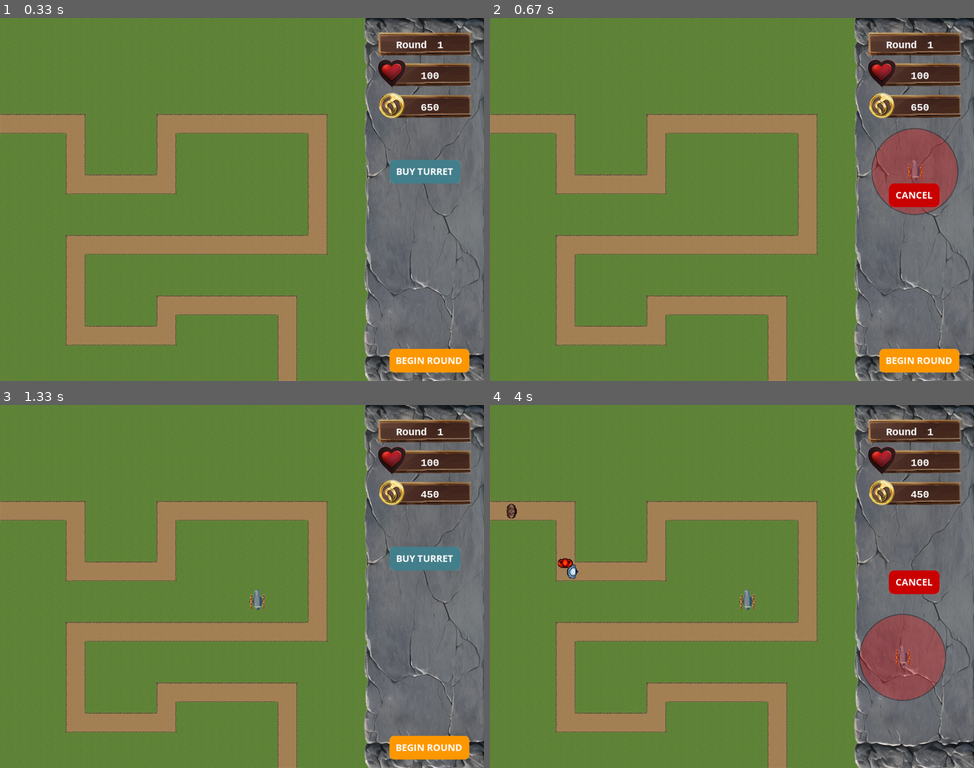
Above: before the commit, frames 1-4 (two rows, left to right).
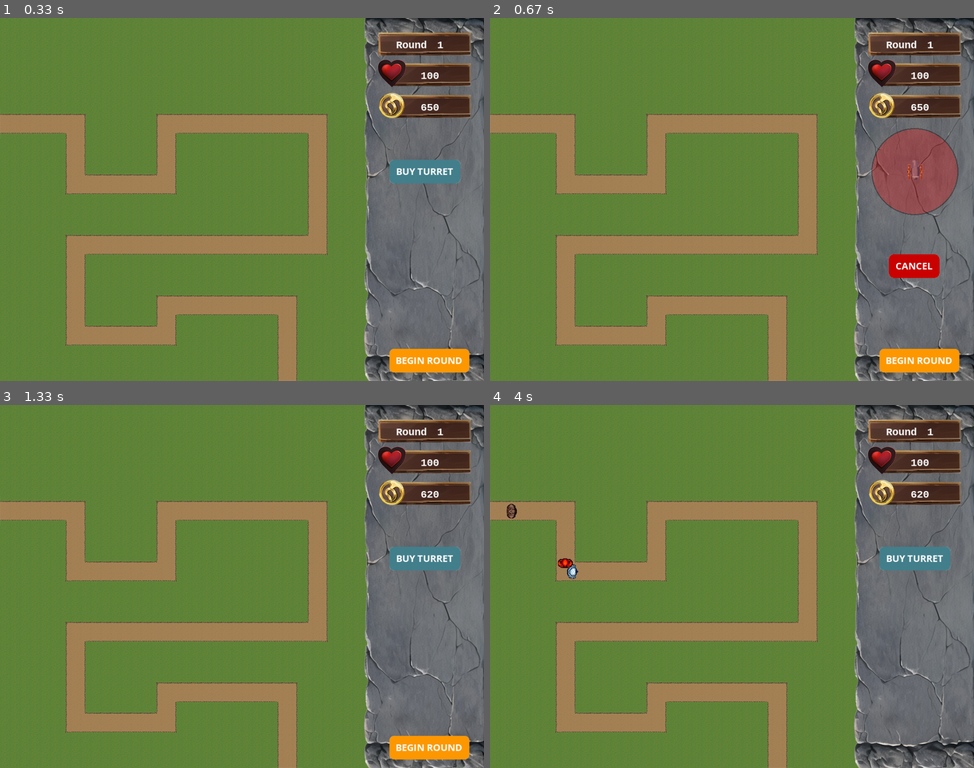
Above: after the commit, the same moments.

Repository: peter5454/PyGame
Game: pygame game, started from main.py
Two runs of this game, one before a commit and one after it. Both use one fixed random seed, a clock stepped at 60 frames per second and the inputs below.
Inputs (mouse positions are in pixels of both pictures, inside the frame that each line leads up to):
- Up to frame 1 (0.33 s): no input
- Up to frame 2 (0.67 s): click (915, 170) at 0.38 s
- Up to frame 3 (1.33 s): click (246, 611) at 0.72 s; click (430, 586) at 1.05 s
- Up to frame 4 (4 s): click (920, 746) at 1.38 s; click (915, 557) at 1.72 s; click (707, 680) at 2.05 s; click (717, 524) at 2.38 s; click (664, 510) at 2.72 s; click (857, 553) at 3.05 s; click (882, 579) at 3.38 s; click (901, 655) at 3.72 s

Frame 1 is identical in both runs. In frame 2, 1.4% of the frame differs, in the area x 82-93%, y 45-72%; in frame 3, 0.2%; in frame 4, 5.1%, in the area x 51-96%, y 23-82%.

Commit message:
finished sell turrets

Diff:
--- a/constants.py
+++ b/constants.py
@@ -13,8 +13,4 @@
 SPAWN_COOLDOWN = 1000
 KILL_REWARD = 50
 
-
-#turret constants
-BUY_COST = 200
-UPGRADE_COST = 100
 LEVEL_COMPLETE_REWARD = 100
--- a/main.py
+++ b/main.py
@@ -55,6 +55,7 @@
 begin_image = pg.image.load('assets/images/buttons/begin.png').convert_alpha()
 restart_image = pg.image.load('assets/images/buttons/restart.png').convert_alpha()
 upgrade_image = pg.image.load('assets/images/buttons/upgrade_turret.png').convert_alpha()
+sell_image = pg.image.load('assets/images/buttons/sell.png').convert_alpha()
 
 #create groups
 enemy_group = pg.sprite.Group()
@@ -62,10 +63,11 @@
 
 #create buttons
 turret_button = Button(c.SCREEN_WIDTH - 200 ,300, buy_turret_image)
-cancel_button = Button(c.SCREEN_WIDTH - 180 ,350, cancel_image)
+cancel_button = Button(c.SCREEN_WIDTH - 180 ,500, cancel_image)
 begin_button = Button(c.SCREEN_WIDTH - 200 ,700, begin_image)
 restart_button = Button(312.5 , 320, restart_image)
 upgrade_button = Button(c.SCREEN_WIDTH - 220, 275, upgrade_image)
+sell_button = Button(c.SCREEN_WIDTH - 220, 350, sell_image)
 
 
 #load json data for level
@@ -102,9 +104,9 @@
     turret.selected = False
 
 def upgrade_turret(selected_turret):
-  if world.money - c.UPGRADE_COST >= 0:
+  if world.money - selected_turret.upgrade_cost >= 0:
     if selected_turret.upgrade_level <  selected_turret.max_level:
-      world.money -= c.UPGRADE_COST
+      world.money -= selected_turret.upgrade_cost
       selected_turret.upgrade()
       print (selected_turret.upgrade_level)
       print (selected_turret.damage)
@@ -135,7 +137,7 @@
         new_turret = Turret(cursor_turret, mouse_tile_x, mouse_tile_y)
         turret_group.add(new_turret)
         #deduct cost of turret
-        world.money -= c.BUY_COST
+        world.money -= new_turret.cost
         return True
       """
       close = overlapping_turrets(mouse_pos)
@@ -172,6 +174,13 @@
   return False
   """
 
+def sell_turret(selected_turret):
+  sell_value = selected_turret.sell()
+  world.money += sell_value
+
+
+
+
 def select_turret(mouse_pos):
   mouse_tile_x = mouse_pos[0] // c.TILE_SIZE
   mouse_tile_y = mouse_pos[1] // c.TILE_SIZE
@@ -265,6 +274,9 @@
           draw_circ(200,200,200,selected_turret.range,(selected_turret.x, selected_turret.y))
           if upgrade_button.draw(screen):
             upgrade_turret(selected_turret)
+          if sell_button.draw(screen):
+            sell_turret(selected_turret)
+            selected_turret = None
           if cancel_button.draw(screen):
             selected_turret = None
     if placing_turrets == False and selected_turret == None:
@@ -325,8 +337,9 @@
         clear_selected()
         if placing_turrets == True:
           #check if there is enough money for a turret
-          if world.money >= c.BUY_COST:
-            place_turret = create_turret(mouse_pos)
+          new_turret = Turret(buy_turret_image,0,0) # add instance for which turret it is
+          if world.money >= new_turret.cost:
+            place_turret = create_turret(mouse_pos) #need to pass the turret aswell
           if place_turret:
             placing_turrets = False
         if placing_turrets == False:
--- a/turrets.py
+++ b/turrets.py
@@ -4,6 +4,8 @@
 from turrets_data import TURRET_DATA
 
 class Turret(pg.sprite.Sprite):
+
+
     def __init__(self,image,tile_x,tile_y):
         pg.sprite.Sprite.__init__(self)
         self.tile_x = tile_x
@@ -26,13 +28,16 @@
         self.target = None
         self.cooldown = TURRET_DATA[self.upgrade_level - 1].get("cooldown")
         self.damage = TURRET_DATA[self.upgrade_level - 1].get("damage")
+        self.cost = TURRET_DATA[self.upgrade_level - 1].get("cost")
+        self.upgrade_cost = TURRET_DATA[self.upgrade_level - 1].get("upgrade_cost")
         self.last_shot = pg.time.get_ticks()
+        self.tower_value = self.cost
 
     def update (self, enemy_group):
         if pg.time.get_ticks() - self.last_shot >self.cooldown:
             self.pick_target(enemy_group)
             if self.target:
-                i = 0
+                i = 0 #animation goes here
 
 
     def pick_target(self, enemy_group):
@@ -67,3 +72,11 @@
         self.upgrade_level += 1
         self.cooldown = TURRET_DATA[self.upgrade_level - 1]["cooldown"]
         self.damage = TURRET_DATA[self.upgrade_level - 1]["damage"]
+        self.upgrade_cost = TURRET_DATA[self.upgrade_level - 1]["upgrade_cost"]
+        self.tower_value += TURRET_DATA[self.upgrade_level - 2]["upgrade_cost"]
+
+    def sell(self):
+        cost = self.tower_value
+        print (cost)
+        self.kill()
+        return(round(cost*0.8))
--- a/turrets_data.py
+++ b/turrets_data.py
@@ -3,20 +3,25 @@
         #1
         "cooldown" : 1000,
         "damage"  : 2,
+        "cost" : 150,
+        "upgrade_cost" : 200
     },
     {
         #2
         "cooldown" : 800,
         "damage"  : 3,
+        "upgrade_cost" : 400
     },
     {
         #3
         "cooldown" : 500,
         "damage"  : 5,
+        "upgrade_cost" : 600
     },
     {
         #4
         "cooldown" : 200,
         "damage"  : 7,
+        "upgrade_cost" : 0
     }
 ]
Binary file added: assets/images/buttons/sell.png
